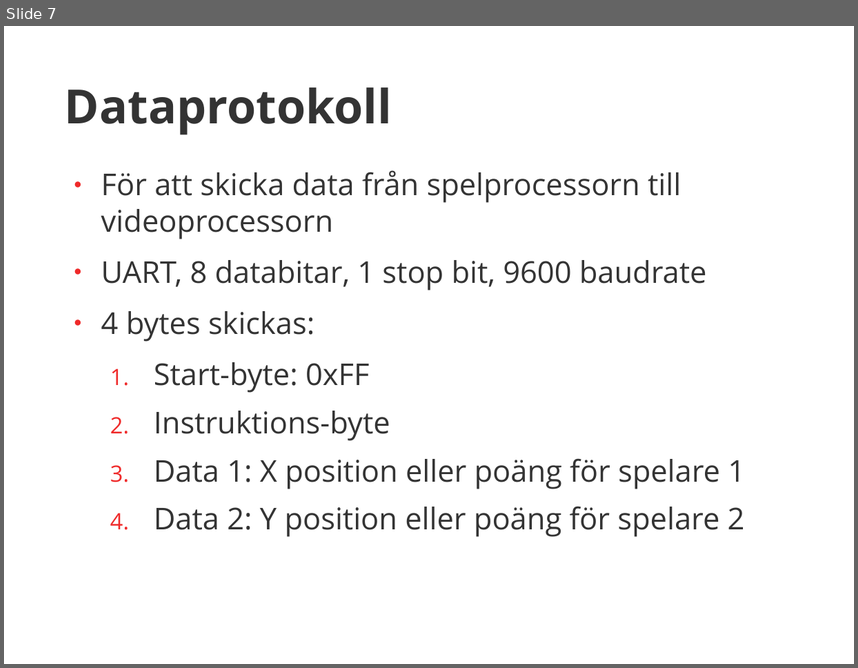
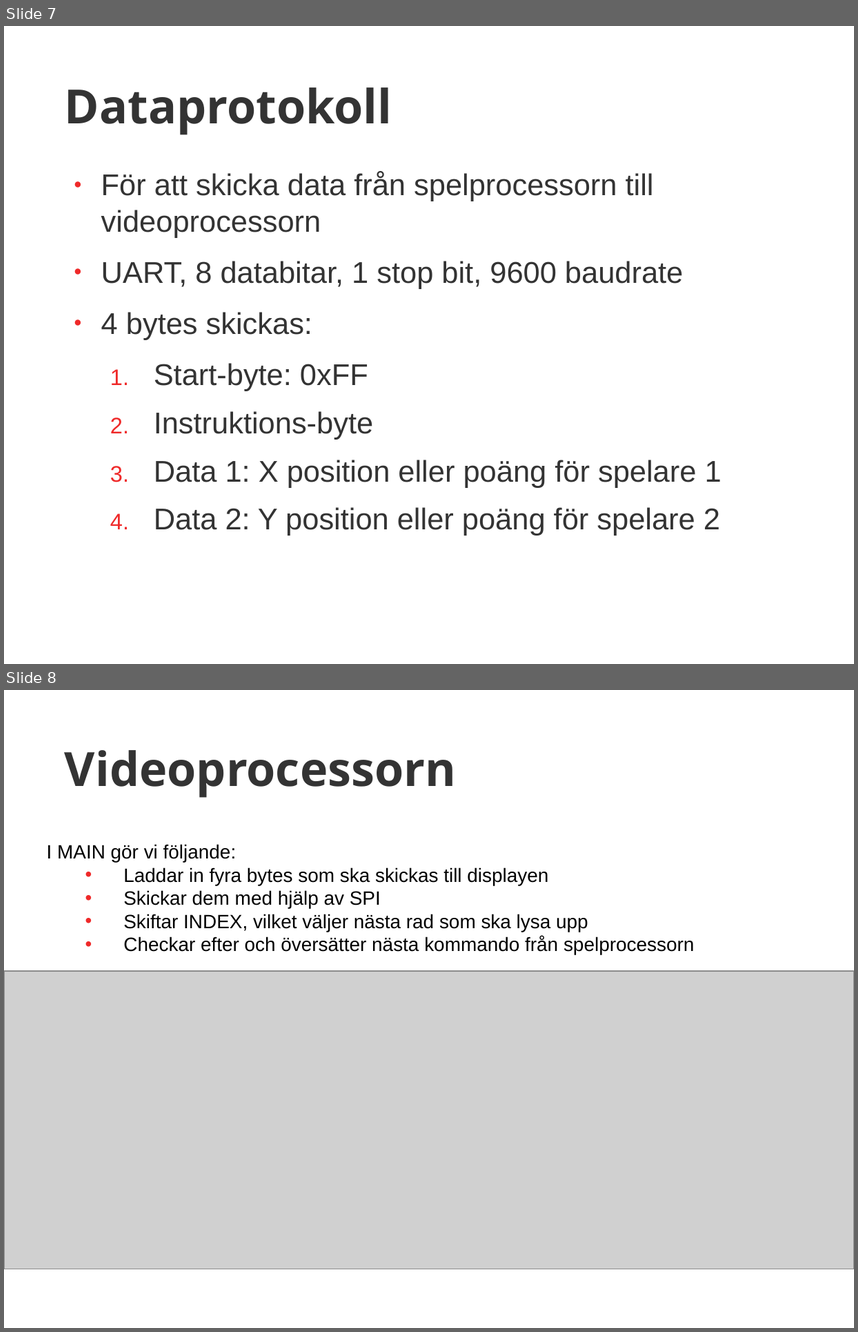
Before and after one commit to Leczez/TSIU51, a slide deck: Dokument/Mikrodatorprojekt Presentation.pptx. Shown one above the other, each under a label of ours: slide 7 before the commit, slides 7 and 8 after it. The pictures are 858x668 and 858x1332 pixels, drawn with LibreOffice and Linux fonts; fonts in the diff are those of the drawing; grey boxes stand for pictures. Boxes give left, top, right and bottom in pixels: in the first picture for what was removed or moved away, otherwise in the second. Text is boxed around its words. In the diff, an @@ line names an element or a change of style, - is before the commit and + after.

```diff
--- a/Dokument/Mikrodatorprojekt Presentation.pptx
+++ b/Dokument/Mikrodatorprojekt Presentation.pptx
@@ slide 8 added at bbox=[4, 690, 854, 1328], background #FFFFFF @@
@@ text added at bbox=[65, 750, 456, 798], 44 pt, text #333333, bold @@
+Videoprocessorn
@@ text added at bbox=[47, 844, 694, 954], 18 pt, text #000000 @@
+I MAIN gör vi följande:
+  • Laddar in fyra bytes som ska skickas till displayen
+  • Skickar dem med hjälp av SPI
+  • Skiftar INDEX, vilket väljer nästa rad som ska lysa upp
+  • Checkar efter och översätter nästa kommando från spelprocessorn
@@ picture added at bbox=[4, 971, 854, 1268] @@
@@ slide 7 changed as well @@
@@ text "För att skicka data från ..." at bbox=[101, 171, 722, 535]: font Open Sans to Arial @@
```
Also in this commit, not shown: 5 other slides changed, 4 other slides added, 2 slides removed.
